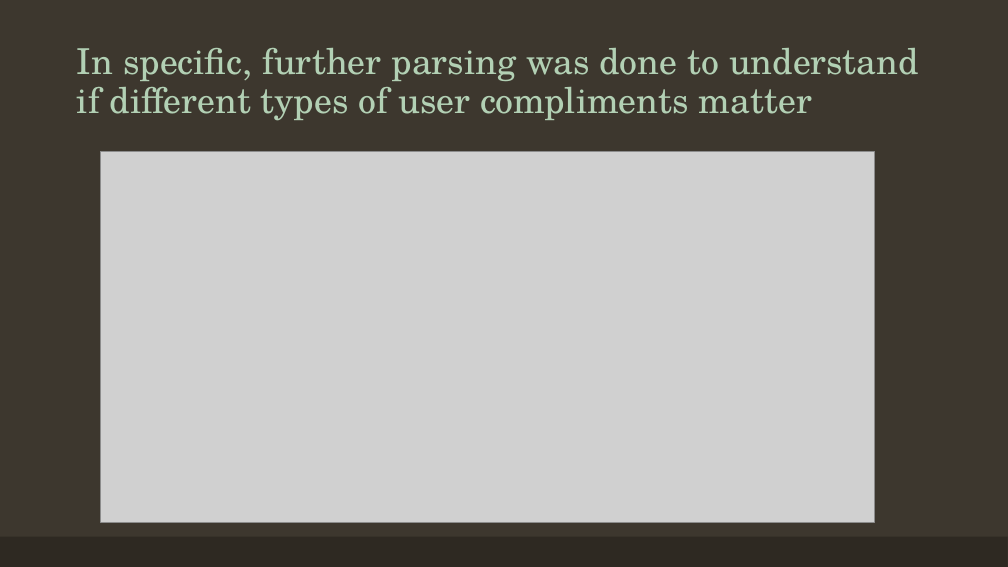
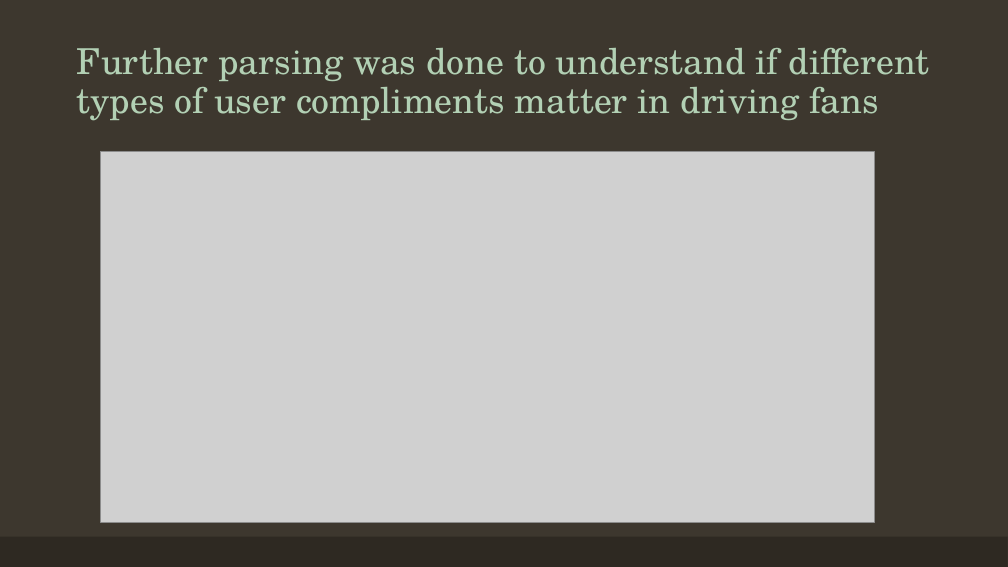
Before and after one commit to melissaaccorso/yelpelite, a slide deck: slide 12 of The Yelp Elite_Presentation.pptx (slide 8 before the commit). Drawn at 1008x567 pixels with LibreOffice and Linux fonts; fonts in the diff are those of the drawing; grey boxes stand for pictures. Boxes give left, top, right and bottom in pixels: in the first picture for what was removed or moved away, otherwise in the second. Text is boxed around its words. In the diff, an @@ line names an element or a change of style, - is before the commit and + after.

```diff
--- a/The Yelp Elite_Presentation.pptx
+++ b/The Yelp Elite_Presentation.pptx
@@ title at (77, 48, 930, 121): text changed @@
-In specific, further parsing was done to understand if different types of user compliments matter
+Further parsing was done to understand if different types of user compliments matter in driving fans
```
Also in this commit, not shown: 3 other slides changed, 4 slides added, 1 slide removed, 26 other files.
